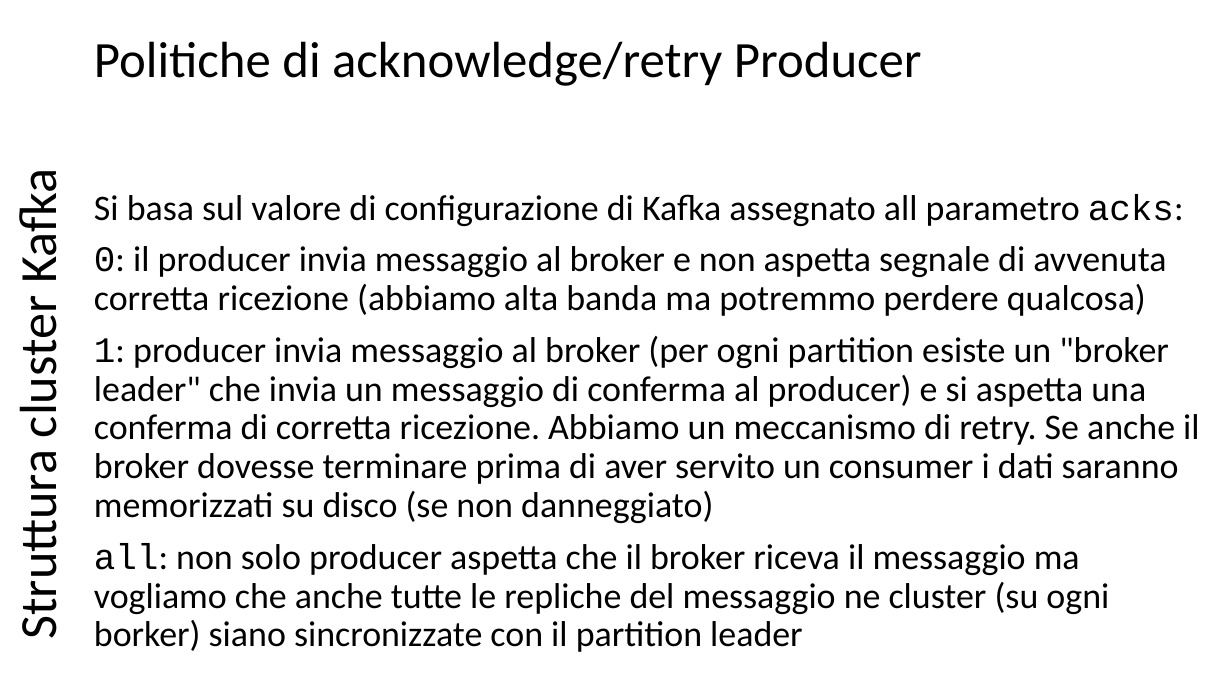
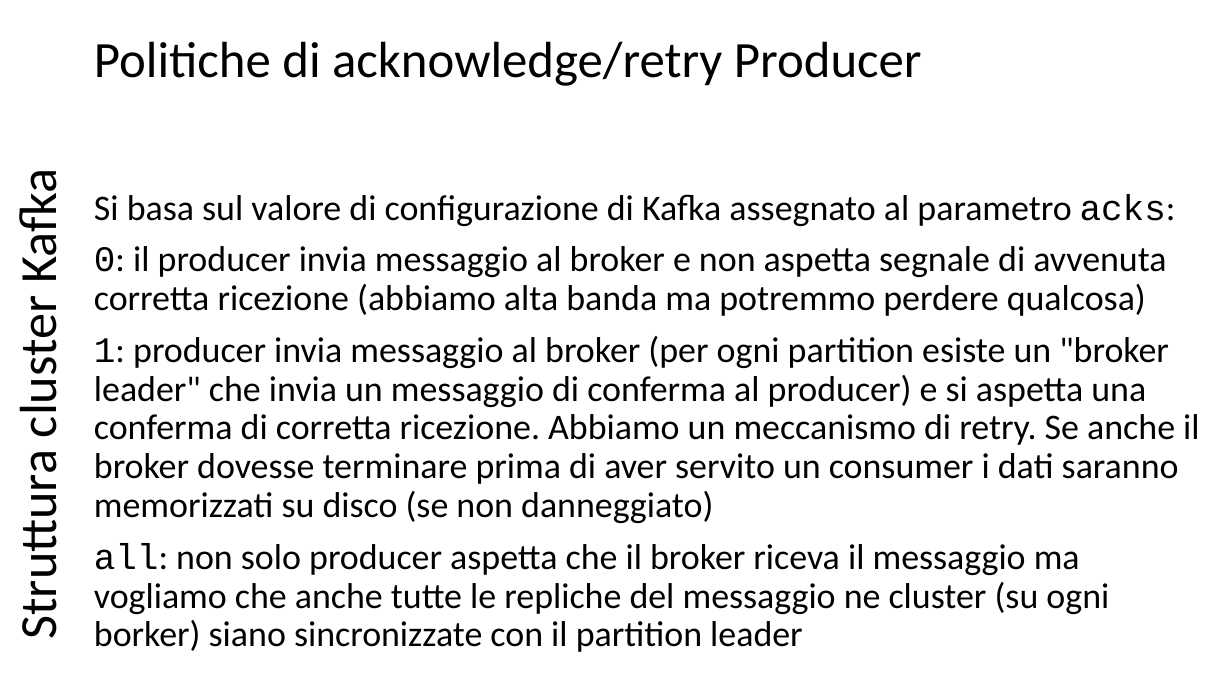
Before and after one commit to scastagnoli/academySisal, a slide deck: slide 12 of kafka.pptx. Drawn at 1232x693 pixels with LibreOffice and Linux fonts; fonts in the diff are those of the drawing. Boxes give left, top, right and bottom in pixels: in the first picture for what was removed or moved away, otherwise in the second. Text is boxed around its words. In the diff, an @@ line names an element or a change of style, - is before the commit and + after.

```diff
--- a/kafka.pptx
+++ b/kafka.pptx
@@ text at box(94, 194, 1176, 226): text changed @@
-Si basa sul valore di configurazione di Kafka assegnato all parametro acks:
+Si basa sul valore di configurazione di Kafka assegnato al parametro acks:
```
Also in this commit, not shown: 5 other slides changed.
